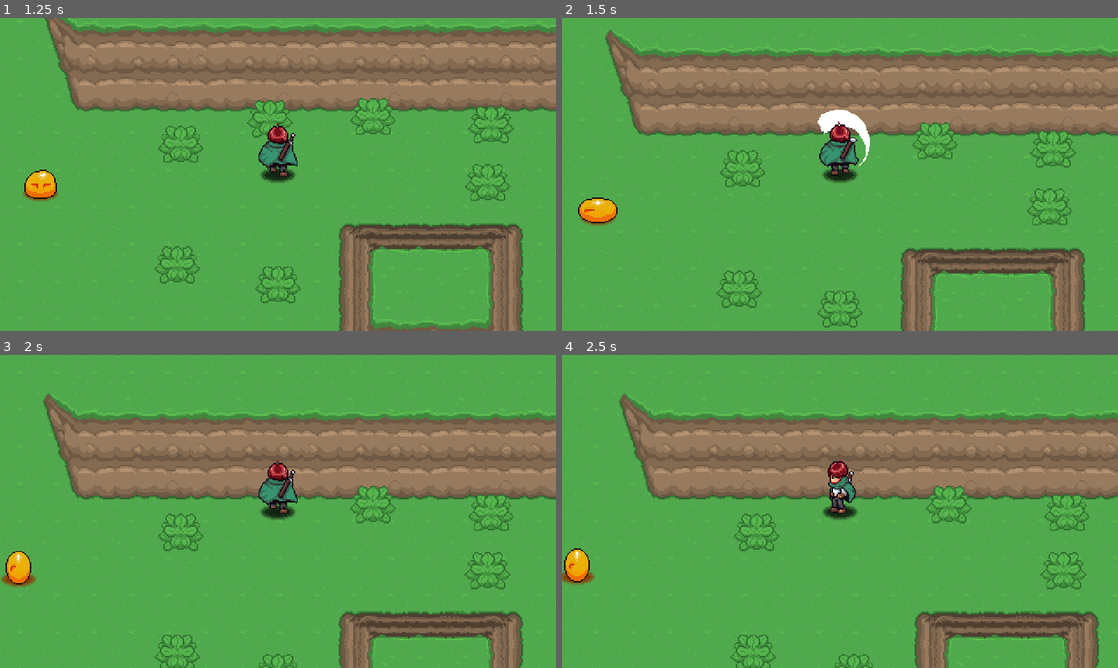
Above: before the commit, frames 1-4 (two rows, left to right).
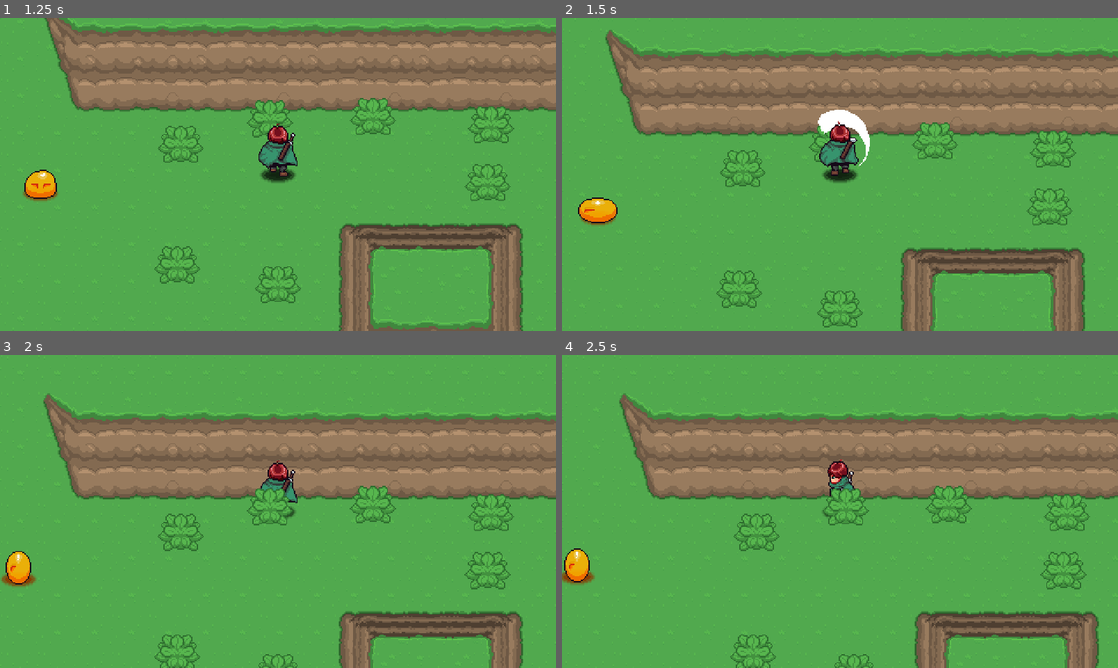
Above: after the commit, the same moments.

Repository: eapzzz/AARPG
Game: Godot game, scene res://playground.tscn
Same seed, same stepped clock (60 frames per second), same inputs: the game is played once before the commit and once after it.
Inputs (mouse positions are in pixels of both pictures, inside the frame that each line leads up to):
- Up to frame 1 (1.25 s): move the mouse to (250, 237) at 0.52 s; press the mouse at (250, 237) at 0.53 s; hold W (up) from 0.53 s (still down)
- Up to frame 2 (1.5 s): keep holding W (up); move the mouse to (1006, 221) at 1.27 s; release the mouse at (1006, 221) at 1.28 s; click (1006, 221) at 1.35 s
- Up to frame 3 (2 s): keep holding W (up)
- Up to frame 4 (2.5 s): move the mouse to (673, 464) at 2.02 s; release W (up) at 2.03 s; press the mouse at (673, 464) at 2.03 s; hold A (left) from 2.03 s (still down)

Frame 1 is identical in both runs. In frame 2, less than 0.1% of the frame differs, in the area x 44-53%, y 34-46%; in frame 3, 0.5%, in the area x 44-53%, y 42-55%; in frame 4, 0.5%.

Commit message:
E11 - Player Stun State

Diff:
--- a/enemies/scripts/enemy.gd
+++ b/enemies/scripts/enemy.gd
@@ -2,8 +2,8 @@
 extends CharacterBody2D
 
 signal direction_changed(new_direction: Vector2)
-signal enemy_damaged()
-signal enemy_destroyed()
+signal enemy_damaged(hurt_box: HurtBox)
+signal enemy_destroyed(hurt_box: HurtBox)
 
 const DIR_4: Array[Vector2] = [Vector2.RIGHT, Vector2.DOWN, Vector2.LEFT, Vector2.UP]
 
@@ -68,14 +68,14 @@
 		return "side"
 
 
-func _take_damage(damage: int) -> void:
+func _take_damage(hurt_box: HurtBox) -> void:
 	if invulnerable == true:
 		return
 
-	hp -= damage
+	hp -= hurt_box.damage
 	if hp > 0:
-		enemy_damaged.emit()
+		enemy_damaged.emit(hurt_box)
 	else:
-		enemy_destroyed.emit()
+		enemy_destroyed.emit(hurt_box)
 
 	pass
--- a/enemies/scripts/states/enemy_state_destroy.gd
+++ b/enemies/scripts/states/enemy_state_destroy.gd
@@ -7,6 +7,7 @@
 
 @export_category("AI")
 
+var _damage_position: Vector2
 var _direction: Vector2
 
 
@@ -20,7 +21,7 @@
 func enter() -> void:
 	enemy.invulnerable = true
 
-	_direction = enemy.global_position.direction_to(enemy.player.global_position)
+	_direction = enemy.global_position.direction_to(_damage_position)
 
 	enemy.set_direction(_direction)
 	enemy.velocity = _direction * -knockback_speed
@@ -46,7 +47,8 @@
 	return null
 
 
-func _on_enemy_destroyed() -> void:
+func _on_enemy_destroyed(hurt_box: HurtBox) -> void:
+	_damage_position = hurt_box.global_position
 	state_machine.change_state(self)
 	pass
 
--- a/enemies/scripts/states/enemy_state_stun.gd
+++ b/enemies/scripts/states/enemy_state_stun.gd
@@ -8,6 +8,7 @@
 @export_category("AI")
 @export var next_state: EnemyState
 
+var _damage_position: Vector2
 var _direction: Vector2
 var _animation_finished: bool = false
 
@@ -23,7 +24,7 @@
 	enemy.invulnerable = true
 	_animation_finished = false
 
-	_direction = enemy.global_position.direction_to(enemy.player.global_position)
+	_direction = enemy.global_position.direction_to(_damage_position)
 
 	enemy.set_direction(_direction)
 	enemy.velocity = _direction * -knockback_speed
@@ -54,7 +55,8 @@
 	return null
 
 
-func _on_enemy_damaged() -> void:
+func _on_enemy_damaged(hurt_box: HurtBox) -> void:
+	_damage_position = hurt_box.global_position
 	state_machine.change_state(self)
 	pass
 
--- a/general_nodes/hit_box/hit_box.gd
+++ b/general_nodes/hit_box/hit_box.gd
@@ -1,9 +1,8 @@
 class_name HitBox
 extends Area2D
 
-signal damaged(damage: int)
+signal damaged(hurt_box: HurtBox)
 
 
-func take_damage(damage: int) -> void:
-	print("Taken Damage: ", damage)
-	damaged.emit(damage)
+func take_damage(hurt_box: HurtBox) -> void:
+	damaged.emit(hurt_box)
--- a/general_nodes/hurt_box/hurt_box.gd
+++ b/general_nodes/hurt_box/hurt_box.gd
@@ -10,4 +10,4 @@
 
 func _on_area_entered(area: Area2D) -> void:
 	if area is HitBox:
-		area.take_damage(damage)
+		area.take_damage(self)
--- a/player/player.tscn
+++ b/player/player.tscn
@@ -12,6 +12,9 @@
 [ext_resource type="Script" uid="uid://b07faq2beloka" path="res://player/scripts/player_interactions_host.gd" id="10_apopc"]
 [ext_resource type="PackedScene" uid="uid://chqll71vii5yb" path="res://general_nodes/hurt_box/hurt_box.tscn" id="10_x3vf3"]
 [ext_resource type="Script" uid="uid://dtncjtjw182pm" path="res://player/scripts/player_camera.gd" id="11_5htga"]
+[ext_resource type="Script" uid="uid://bnmmvhob3qga8" path="res://player/scripts/state_stun.gd" id="11_wodsf"]
+[ext_resource type="PackedScene" uid="uid://xjojbl1e3882" path="res://general_nodes/hit_box/hit_box.tscn" id="13_yllr7"]
+[ext_resource type="AudioStream" uid="uid://bquu2eellgwri" path="res://player/audio/hit_player.wav" id="14_kb6p2"]
 
 [sub_resource type="CircleShape2D" id="CircleShape2D_edjgo"]
 
@@ -410,6 +413,54 @@
 "transitions": PackedFloat32Array(1, 1),
 "update": 0,
 "values": [3, 5]
+}
+
+[sub_resource type="Animation" id="Animation_yllr7"]
+resource_name = "stun_down"
+length = 0.3
+tracks/0/type = "value"
+tracks/0/imported = false
+tracks/0/enabled = true
+tracks/0/path = NodePath("Sprite2D:frame")
+tracks/0/interp = 1
+tracks/0/loop_wrap = true
+tracks/0/keys = {
+"times": PackedFloat32Array(0),
+"transitions": PackedFloat32Array(1),
+"update": 0,
+"values": [30]
+}
+
+[sub_resource type="Animation" id="Animation_kb6p2"]
+resource_name = "stun_side"
+length = 0.3
+tracks/0/type = "value"
+tracks/0/imported = false
+tracks/0/enabled = true
+tracks/0/path = NodePath("Sprite2D:frame")
+tracks/0/interp = 1
+tracks/0/loop_wrap = true
+tracks/0/keys = {
+"times": PackedFloat32Array(0),
+"transitions": PackedFloat32Array(1),
+"update": 0,
+"values": [32]
+}
+
+[sub_resource type="Animation" id="Animation_wodsf"]
+resource_name = "stun_up"
+length = 0.3
+tracks/0/type = "value"
+tracks/0/imported = false
+tracks/0/enabled = true
+tracks/0/path = NodePath("Sprite2D:frame")
+tracks/0/interp = 1
+tracks/0/loop_wrap = true
+tracks/0/keys = {
+"times": PackedFloat32Array(0),
+"transitions": PackedFloat32Array(1),
+"update": 0,
+"values": [31]
 }
 
 [sub_resource type="Animation" id="Animation_fhl08"]
@@ -472,9 +523,81 @@
 &"idle_down": SubResource("Animation_btcbx"),
 &"idle_side": SubResource("Animation_gwnis"),
 &"idle_up": SubResource("Animation_k53q1"),
+&"stun_down": SubResource("Animation_yllr7"),
+&"stun_side": SubResource("Animation_kb6p2"),
+&"stun_up": SubResource("Animation_wodsf"),
 &"walk_down": SubResource("Animation_fhl08"),
 &"walk_side": SubResource("Animation_vtle1"),
 &"walk_up": SubResource("Animation_od3ui")
+}
+
+[sub_resource type="CircleShape2D" id="CircleShape2D_kb6p2"]
+
+[sub_resource type="Animation" id="Animation_32hag"]
+length = 0.001
+tracks/0/type = "value"
+tracks/0/imported = false
+tracks/0/enabled = true
+tracks/0/path = NodePath(".:modulate")
+tracks/0/interp = 1
+tracks/0/loop_wrap = true
+tracks/0/keys = {
+"times": PackedFloat32Array(0),
+"transitions": PackedFloat32Array(1),
+"update": 0,
+"values": [Color(1, 1, 1, 1)]
+}
+
+[sub_resource type="Animation" id="Animation_tqiix"]
+resource_name = "damaged"
+tracks/0/type = "value"
+tracks/0/imported = false
+tracks/0/enabled = true
+tracks/0/path = NodePath(".:modulate")
+tracks/0/interp = 1
+tracks/0/loop_wrap = true
+tracks/0/keys = {
+"times": PackedFloat32Array(0, 0.1, 0.2, 0.3, 0.4, 0.5, 0.6, 0.70000005, 0.8),
+"transitions": PackedFloat32Array(1, 1, 1, 1, 1, 1, 1, 1, 1),
+"update": 1,
+"values": [Color(1, 1, 1, 1), Color(1, 1, 1, 0.09803922), Color(1, 1, 1, 1), Color(1, 1, 1, 0.19607843), Color(1, 1, 1, 1), Color(1, 1, 1, 0.39215687), Color(1, 1, 1, 1), Color(1, 1, 1, 0.5882353), Color(1, 1, 1, 1)]
+}
+tracks/1/type = "audio"
+tracks/1/imported = false
+tracks/1/enabled = true
+tracks/1/path = NodePath("Audio/AudioStreamPlayer2D")
+tracks/1/interp = 1
+tracks/1/loop_wrap = true
+tracks/1/keys = {
+"clips": [{
+"end_offset": 0.0,
+"start_offset": 0.0,
+"stream": ExtResource("14_kb6p2")
+}],
+"times": PackedFloat32Array(0)
+}
+tracks/1/use_blend = true
+
+[sub_resource type="Animation" id="Animation_e7oew"]
+resource_name = "default"
+tracks/0/type = "value"
+tracks/0/imported = false
+tracks/0/enabled = true
+tracks/0/path = NodePath(".:modulate")
+tracks/0/interp = 1
+tracks/0/loop_wrap = true
+tracks/0/keys = {
+"times": PackedFloat32Array(0),
+"transitions": PackedFloat32Array(1),
+"update": 0,
+"values": [Color(1, 1, 1, 1)]
+}
+
+[sub_resource type="AnimationLibrary" id="AnimationLibrary_c35mf"]
+_data = {
+&"RESET": SubResource("Animation_32hag"),
+&"damaged": SubResource("Animation_tqiix"),
+&"default": SubResource("Animation_e7oew")
 }
 
 [node name="Player" type="CharacterBody2D" unique_id=56341566]
@@ -528,11 +651,18 @@
 
 [node name="Walk" type="Node" parent="StateMachine" unique_id=1264218053]
 script = ExtResource("5_k53q1")
+move_speed = null
 
 [node name="Attack" type="Node" parent="StateMachine" unique_id=1716899768]
 script = ExtResource("6_fhl08")
 attack_sound = ExtResource("8_od3ui")
 
+[node name="Stun" type="Node" parent="StateMachine" unique_id=179712598]
+script = ExtResource("11_wodsf")
+knockback_speed = null
+decelerate_speed = null
+invulnerable_duration = null
+
 [node name="Camera2D" type="Camera2D" parent="." unique_id=691834667]
 editor_draw_limits = true
 script = ExtResource("11_5htga")
@@ -544,3 +674,14 @@
 
 [node name="Interactions" type="Node2D" parent="." unique_id=1137507681]
 script = ExtResource("10_apopc")
+
+[node name="HitBox" parent="." unique_id=1369213479 instance=ExtResource("13_yllr7")]
+collision_layer = 2
+
+[node name="CollisionShape2D" type="CollisionShape2D" parent="HitBox" unique_id=1062118547]
+position = Vector2(0, -5)
+shape = SubResource("CircleShape2D_kb6p2")
+debug_color = Color(0.98531026, 0.6034342, 0.302153, 0.41960785)
+
+[node name="EffectAnimationPlayer" type="AnimationPlayer" parent="." unique_id=687334956]
+libraries/ = SubResource("AnimationLibrary_c35mf")
--- a/player/scripts/player.gd
+++ b/player/scripts/player.gd
@@ -2,13 +2,19 @@
 extends CharacterBody2D
 
 signal direction_changed(new_direction: Vector2)
+signal player_damaged(hurt_box: HurtBox)
 
 const DIR_4: Array[Vector2] = [Vector2.RIGHT, Vector2.DOWN, Vector2.LEFT, Vector2.UP]
 
 var cardinal_direction := Vector2.DOWN
 var direction := Vector2.ZERO
+var invulnerable := false
+var hp: int = 6
+var max_hp: int = 6
 
 @onready var animation_player: AnimationPlayer = $AnimationPlayer
+@onready var effect_animation_player: AnimationPlayer = $EffectAnimationPlayer
+@onready var hit_box: HitBox = $HitBox
 @onready var sprite: Sprite2D = $Sprite2D
 @onready var state_machine: PlayerStateMachine = $StateMachine
 
@@ -16,6 +22,8 @@
 func _ready() -> void:
 	state_machine.initialize(self)
 	PlayerManager.player = self
+	hit_box.damaged.connect(_take_damage)
+	update_hp(99)
 	pass
 
 
@@ -58,3 +66,32 @@
 		return "up"
 	else:
 		return "side"
+
+func _take_damage(hurt_box: HurtBox) -> void:
+	if invulnerable == true:
+		return
+
+	update_hp(-hurt_box.damage)
+
+	if hp > 0:
+		player_damaged.emit(hurt_box)
+	else:
+		player_damaged.emit(hurt_box)
+		update_hp(99)
+	pass
+
+
+func update_hp(delta: int) -> void:
+	hp = clampi(hp + delta, 0, max_hp)
+	pass
+
+
+func make_invulnerable(_duration: float = 1.0) -> void:
+	invulnerable = true
+	hit_box.monitoring = false
+
+	await get_tree().create_timer(_duration).timeout
+
+	invulnerable = false
+	hit_box.monitoring = true
+	pass
--- a/player/scripts/player_state_machine.gd
+++ b/player/scripts/player_state_machine.gd
@@ -29,10 +29,17 @@
 		if c is State:
 			states.append(c)
 
-	if states.size() > 0:
-		states[0].player = _player
-		change_state(states[0])
-		process_mode = Node.PROCESS_MODE_INHERIT
+	if states.size() == 0:
+		return
+
+	states[0].player = _player
+	states[0].state_machine = self
+
+	for state in states:
+		state.init()
+
+	change_state(states[0])
+	process_mode = Node.PROCESS_MODE_INHERIT
 
 
 func change_state(new_state: State) -> void:
--- a/player/scripts/state.gd
+++ b/player/scripts/state.gd
@@ -3,7 +3,7 @@
 
 ## Stores a reference to the player that this State belongs to.
 static var player: Player
-
+static var state_machine: PlayerStateMachine
 
 func _ready() -> void:
 	pass
@@ -11,6 +11,11 @@
 
 ## What happens when the player enters this State.
 func enter() -> void:
+	pass
+
+
+## What happens when we initialize this state.
+func init() -> void:
 	pass
 
 
--- /dev/null
+++ b/player/scripts/state_stun.gd
@@ -0,0 +1,65 @@
+class_name StateStun
+extends State
+
+@export var knockback_speed := 200.0
+@export var decelerate_speed := 10.0
+@export var invulnerable_duration := 1.0
+
+var hurt_box: HurtBox
+var direction: Vector2
+var next_state: State = null
+
+@onready var idle: StateIdle = $"../Idle"
+
+
+func init() -> void:
+	player.player_damaged.connect(_player_damaged)
+	pass
+
+
+## What happens when the player enters this State.
+func enter() -> void:
+	player.animation_player.animation_finished.connect(_animation_finished)
+
+	direction = player.global_position.direction_to(hurt_box.global_position)
+	player.velocity = direction * -knockback_speed
+	player.set_direction()
+
+	player.update_animation("stun")
+	player.make_invulnerable(invulnerable_duration)
+	player.effect_animation_player.play("damaged")
+	pass
+
+
+## What happens when the player exits this State.
+func exit() -> void:
+	next_state = null
+	player.animation_player.animation_finished.disconnect(_animation_finished)
+	pass
+
+
+## What happens during the _process update in this State.
+func process(_delta: float) -> State:
+	player.velocity -= player.velocity * decelerate_speed * _delta
+	return next_state
+
+
+## What happens during the _physics_process in this State.
+func physics(_delta: float) -> State:
+	return null
+
+
+## What happens with input events in this State.
+func handle_input(_event: InputEvent) -> State:
+	return null
+
+
+func _player_damaged(_hurt_box: HurtBox) -> void:
+	hurt_box = _hurt_box
+	state_machine.change_state(self)
+	pass
+
+
+func _animation_finished(_a: String) -> void:
+	next_state = idle
+	pass
Renamed: aargps_assets/gui-health.png -> gui/player_hud/gui-health.png
Not shown, changed: gui/player_hud/gui-health.png.import
Not shown, changed: player/audio/hit_player.wav.import
Not shown, added: player/scripts/state_stun.gd.uid
Not shown, added: player/audio/hit_player.wav
